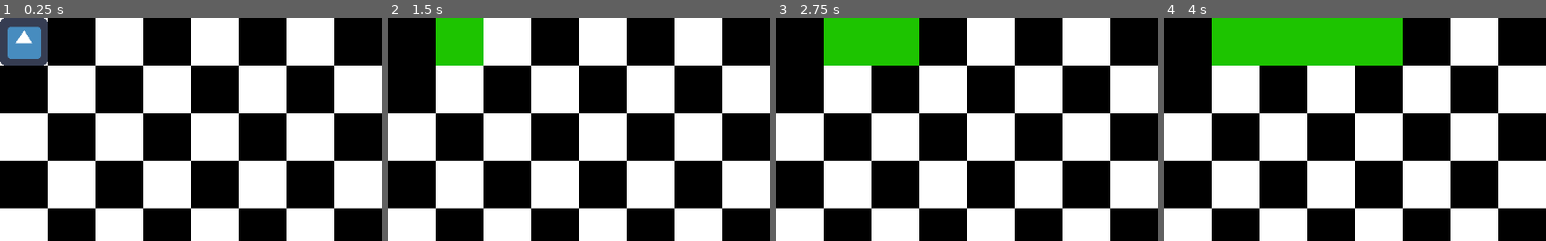
Above: before the commit, frames 1-4 (left to right).
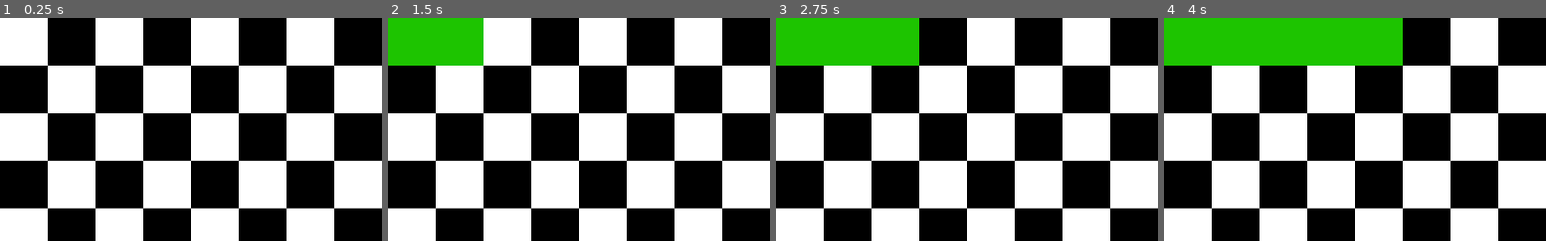
Above: after the commit, the same moments.

Repository: cis3296f22/ExcessChess
Game: Godot game, scene res://crafting_menu/PiecePainter.tscn
Two runs of this game, one before a commit and one after it. Both use one fixed random seed, a clock stepped at 60 frames per second and the inputs below. The engine's default icon, where the game draws it, is replaced by a stand-in: a white triangle on a blue panel in a dark square.
Inputs (mouse positions are % of the whole screen's width and height, from its top left):
- Up to frame 1 (0.25 s): no input
- Up to frame 2 (1.5 s): click (3, 5) at 0.5 s; click (9, 5) at 1.27 s
- Up to frame 3 (2.75 s): click (16, 5) at 2.02 s
- Up to frame 4 (4 s): click (22, 5) at 2.77 s; click (28, 5) at 3.52 s
The pictures show only the part of the screen within x 0-50%, y 0-50%; the shares and areas given below are measured in that part.

The runs differ from the first frame. In frame 1, 2.5% of the frame differs, in the area x 0-13%, y 0-22%; in frame 2, 2.7%; in frame 3, 2.7%; in frame 4, 2.7%.

Commit message:
removed test node

Diff:
--- a/code/crafting_menu/PiecePainter.tscn
+++ b/code/crafting_menu/PiecePainter.tscn
@@ -1,10 +1,8 @@
-[gd_scene load_steps=6 format=2]
+[gd_scene load_steps=4 format=2]
 
 [ext_resource path="res://crafting_menu/PiecePainter.gd" type="Script" id=1]
 [ext_resource path="res://crafting_menu/PieceDrawer.gd" type="Script" id=2]
 [ext_resource path="res://crafting_menu/SquareSelector.gd" type="Script" id=3]
-[ext_resource path="res://assets/board/black_square.png" type="Texture" id=4]
-[ext_resource path="res://icon.png" type="Texture" id=5]
 
 [node name="PiecePlacer" type="Control"]
 script = ExtResource( 1 )
@@ -25,10 +23,3 @@
 custom_constants/hseparation = 0
 columns = 8
 script = ExtResource( 2 )
-
-[node name="TextureButton" type="TextureButton" parent="."]
-margin_right = 40.0
-margin_bottom = 40.0
-toggle_mode = true
-texture_normal = ExtResource( 5 )
-texture_pressed = ExtResource( 4 )
